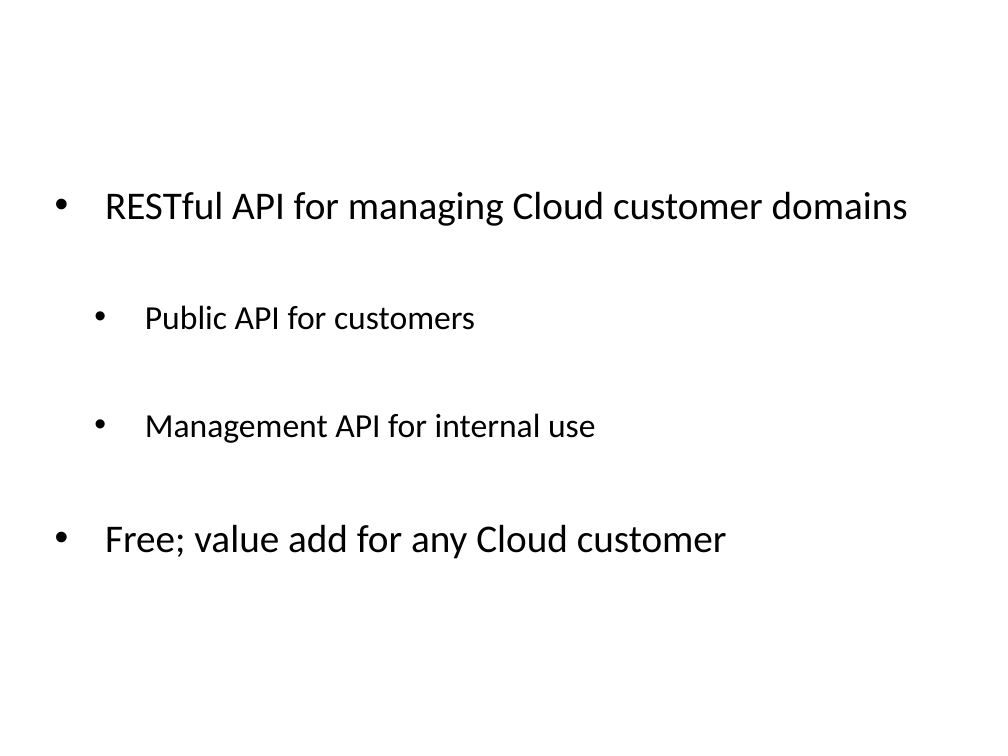
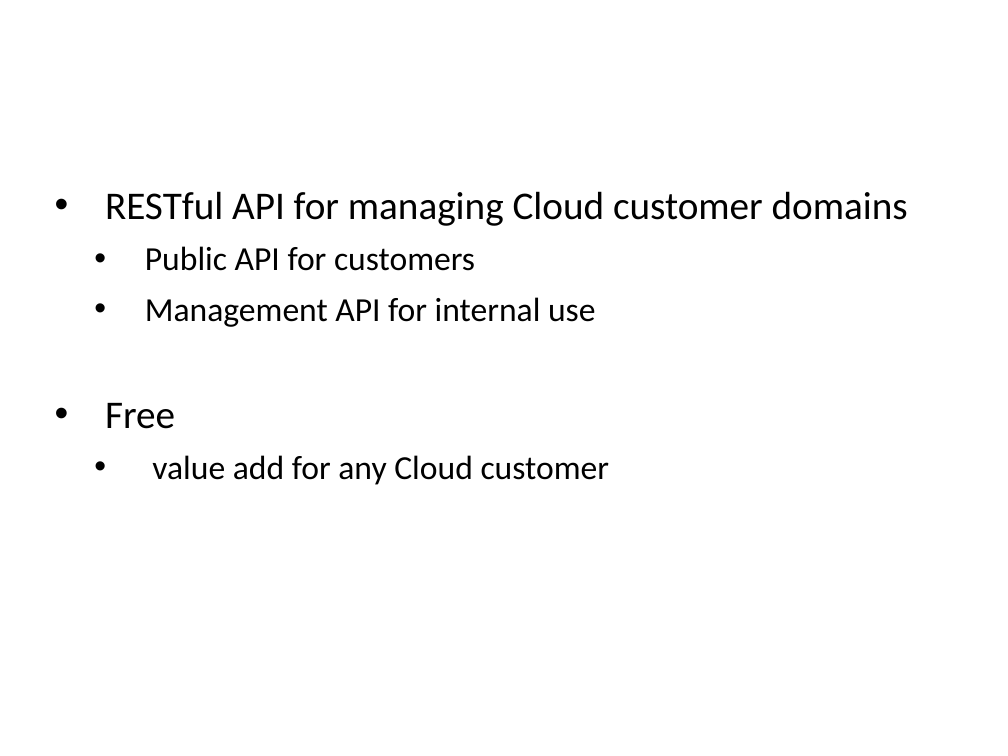
Before and after one commit to rackerlabs/docs-cloud-dns, a slide deck: slide 1 of techtalk/CloudDNS-TechTalk-1-ProjectGoals.pptx. Drawn at 1008x756 pixels with LibreOffice and Linux fonts; fonts in the diff are those of the drawing; background and template pictures are left out. Boxes give left, top, right and bottom in pixels: in the first picture for what was removed or moved away, otherwise in the second. Text is boxed around its words. In the diff, an @@ line names an element or a change of style, - is before the commit and + after.

Commit message:
2nd pass

```diff
--- a/techtalk/CloudDNS-TechTalk-1-ProjectGoals.pptx
+++ b/techtalk/CloudDNS-TechTalk-1-ProjectGoals.pptx
@@ text at (105,403,609,485): text changed; size 28 to 24 pt @@
-• Free; value add for any Cloud customer
+• Free
+  • value add for any Cloud customer
```
